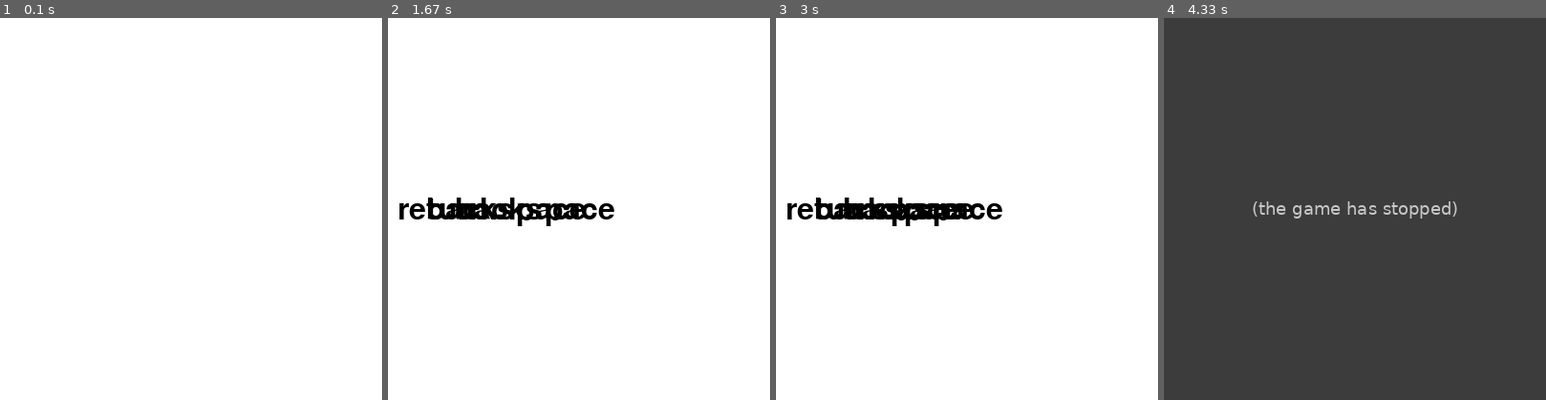
Above: before the commit, frames 1-4 (left to right).
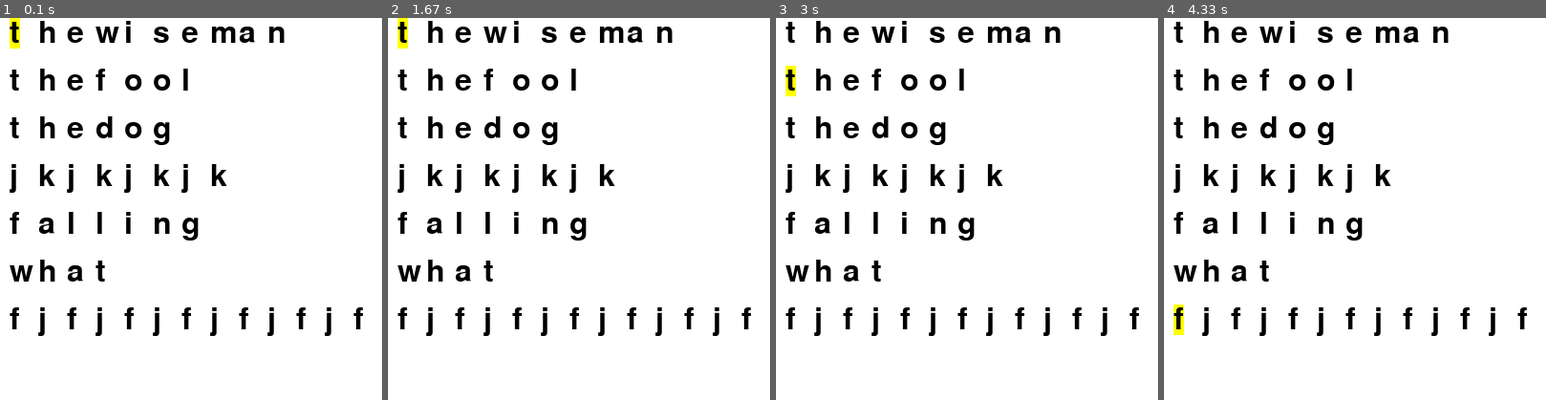
Above: after the commit, the same moments.

Repository: classTheTester/finalProject
Game: pygame game, started from randomShit/hahahaha.py
The game is run twice, just before and just after one commit, with the same random seed, the same clock (stepped at 60 frames per second) and the same inputs.
Inputs:
- Up to frame 1 (0.1 s): no input
- Up to frame 2 (1.67 s): tap Enter at 0.33 s; hold Backspace 0.67-1.13 s; hold Backspace 1.17-1.63 s
- Up to frame 3 (3 s): tap Space at 2.67 s
- Up to frame 4 (4.33 s): tap Space at 3.07, 3.37, 3.57, 3.9, 4.2 s

The runs differ from the first frame. In frame 1, 6.5% of the frame differs, in the area x 2-95%, y 0-84%; in frame 2, 8.5%; in frame 3, 8.6%; in frame 4, 99%, in the area x 0-100%, y 0-100%.
Error before the commit: ValueError: I/O operation on closed file. (hahahaha.py line 83); the game stopped at 3.08 s (later frames are placeholders)

Commit message:
new shit

Diff:
--- a/randomShit/classes.py
+++ b/randomShit/classes.py
@@ -22,7 +22,7 @@
         self.wordPos = wordPos
     def backSpace(self):
         self.listColour[self.counter] = black
-        if self.counter <= 0:
+        if self.counter < 0:
             return True
         else:
             self.counter -= 1
@@ -31,10 +31,10 @@
         self.counter += 1
         if self.letterList[self.counter] == letterPressed:
             self.listColour[self.counter] = green
-            if self.counter == self.wordLen-1:
-                return True
-        else:
+        elif self.letterList[self.counter] != letterPressed:
             self.listColour[self.counter] = red
+        if self.counter == self.wordLen-1:
+            return True
     def drawWord(self, surface, pointer):
         for i in range(len(self.word)):
             if i == self.counter + 1 and pointer:
--- a/randomShit/hahahaha.py
+++ b/randomShit/hahahaha.py
@@ -40,7 +40,7 @@
 listClass = []
 wordsCounter = 0
 gameLoop = True
-scoreLoop = True
+scoreLoop = False
 for i in range(len(words)):
     if i == 0:
         wordUsed = Words(words[i],0, i)
@@ -76,7 +76,7 @@
     for event in pygame.event.get():
         if event.type == pygame.KEYDOWN:
             print(pygame.key.name(event.key))
-            userList.append(str(pygame.key.name(event.key)))
+            userList.append(pygame.key.name(event.key))
     if len(userList) >= 5:
         scoreJson = {"name": ''.join(userList), "score": 0}
         test = json.dumps(scoreJson)
@@ -101,7 +101,6 @@
                 wordsCounter += 1
             elif keys[pygame.K_BACKSPACE]:
                 if listClass[wordsCounter].backSpace() and wordsCounter > 0:
-                    print('lmao')
                     wordsCounter -= 1
             elif listClass[wordsCounter].checkCorrect(pygame.key.name(event.key)):
                 wordsCounter += 1
--- a/randomShit/scores.txt
+++ /dev/null
@@ -1 +0,0 @@
-{"name": "thehe", "score": 0}
